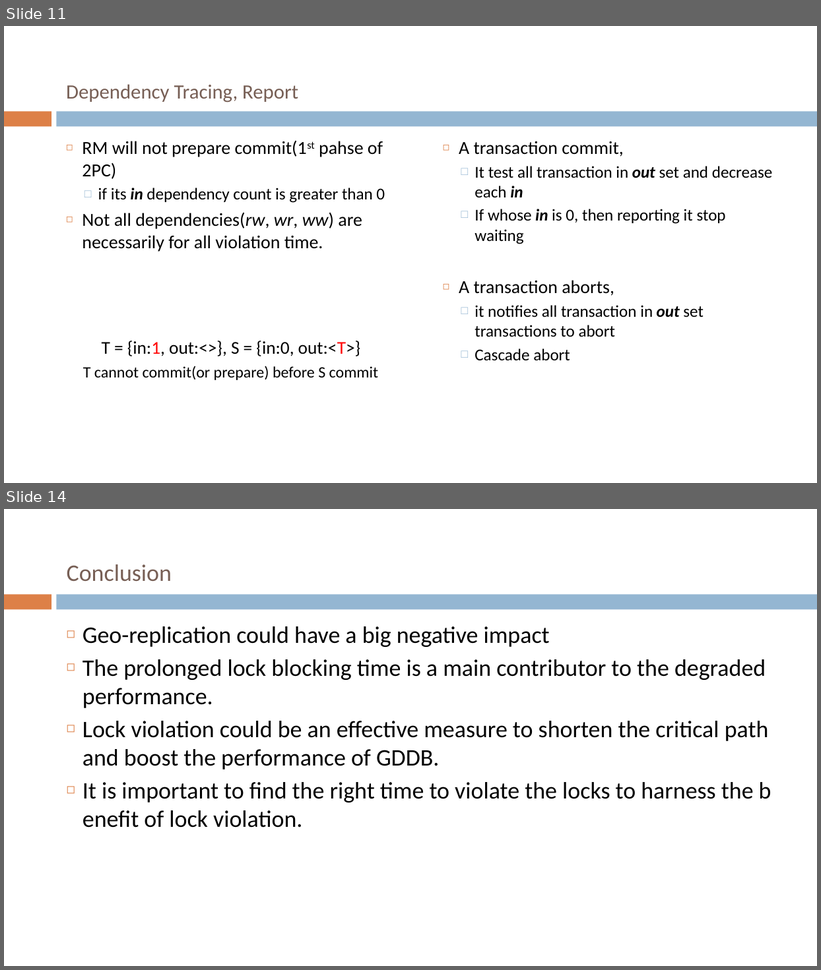
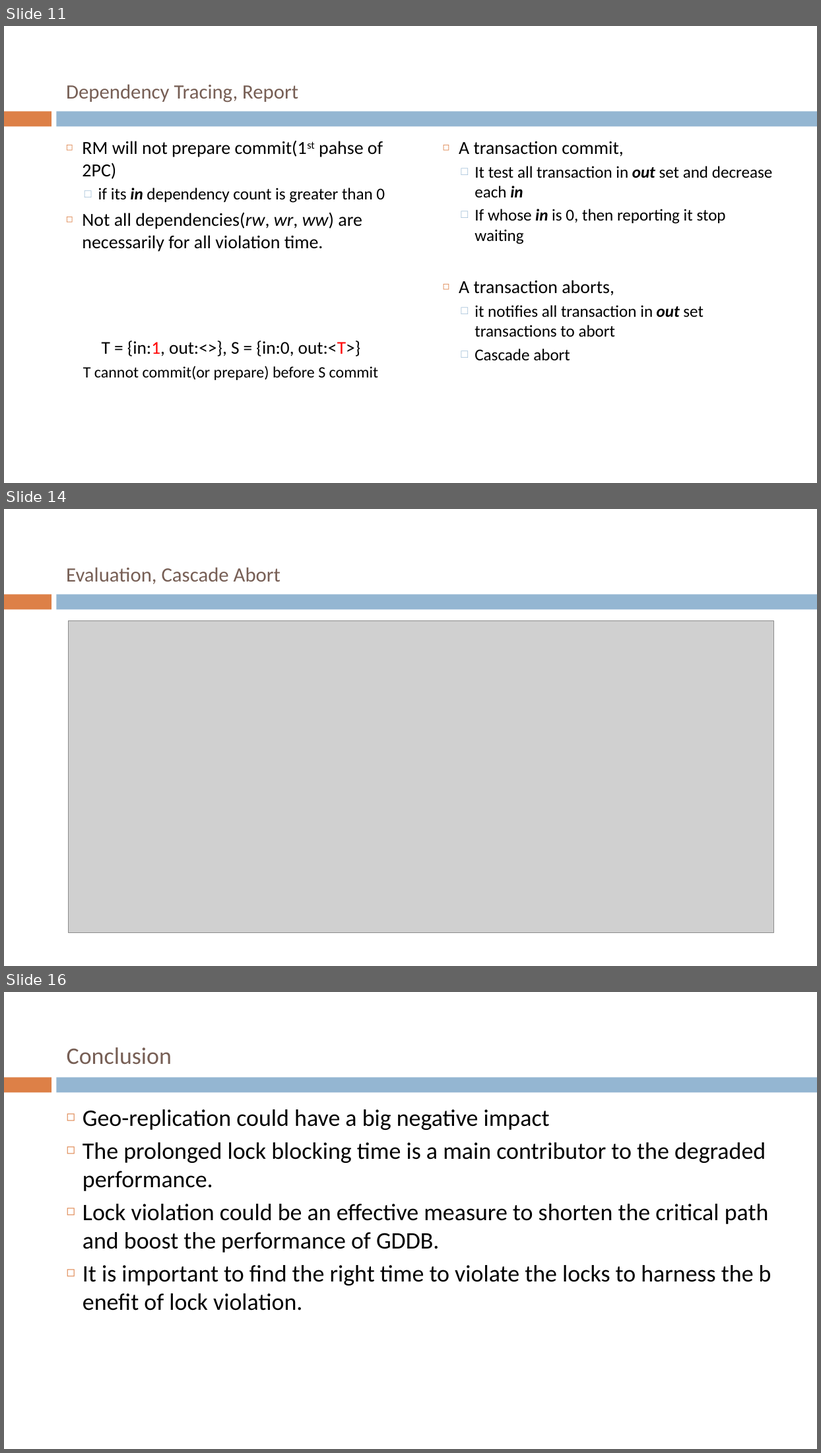
Before and after one commit to ybbh/dlv, a slide deck: ppt/DLV.pptx. Shown one above the other, each under a label of ours: slides 11 and 14 before the commit, slides 11, 14 and 16 after it; the slides between them are not shown. The pictures are 821x970 and 821x1453 pixels, drawn with LibreOffice and Linux fonts; fonts in the diff are those of the drawing; grey boxes stand for pictures. Boxes give left, top, right and bottom in pixels: in the first picture for what was removed or moved away, otherwise in the second. Text is boxed around its words. In the diff, an @@ line names an element or a change of style, - is before the commit and + after.

```diff
--- a/ppt/DLV.pptx
+++ b/ppt/DLV.pptx
@@ slide 14 added at box(4, 509, 817, 966), background #FFFFFF; not listed: 2 template elements that a slide beside it also shows @@
@@ title added at box(66, 567, 281, 584), 18 pt, text #775F55 @@
+Evaluation, Cascade Abort
@@ picture added at box(68, 621, 774, 933) @@
@@ what was slide 14 is now slide 16 @@
```
Also in this commit, not shown: 3 slides changed, 1 other slide added, 1 other file.
